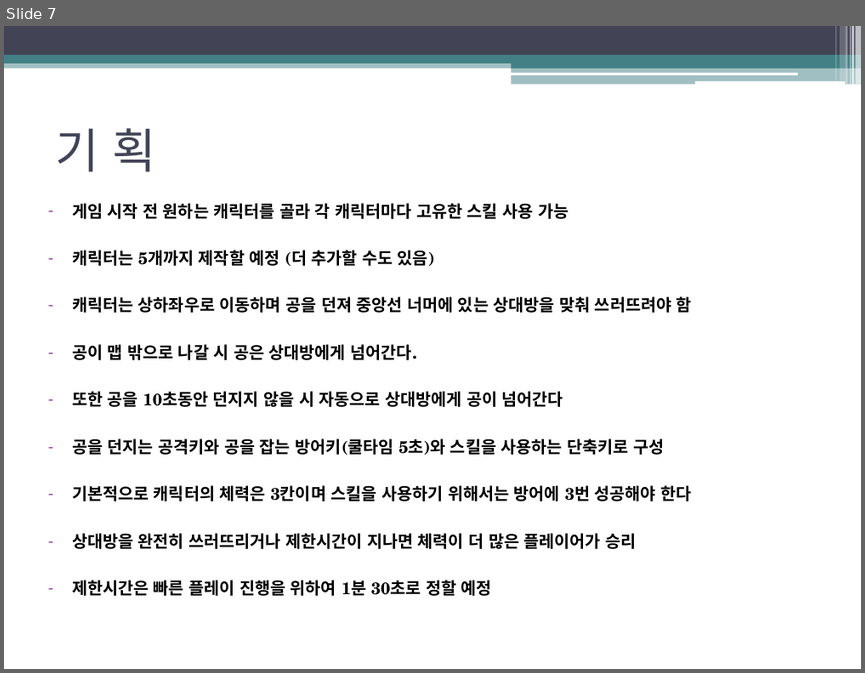
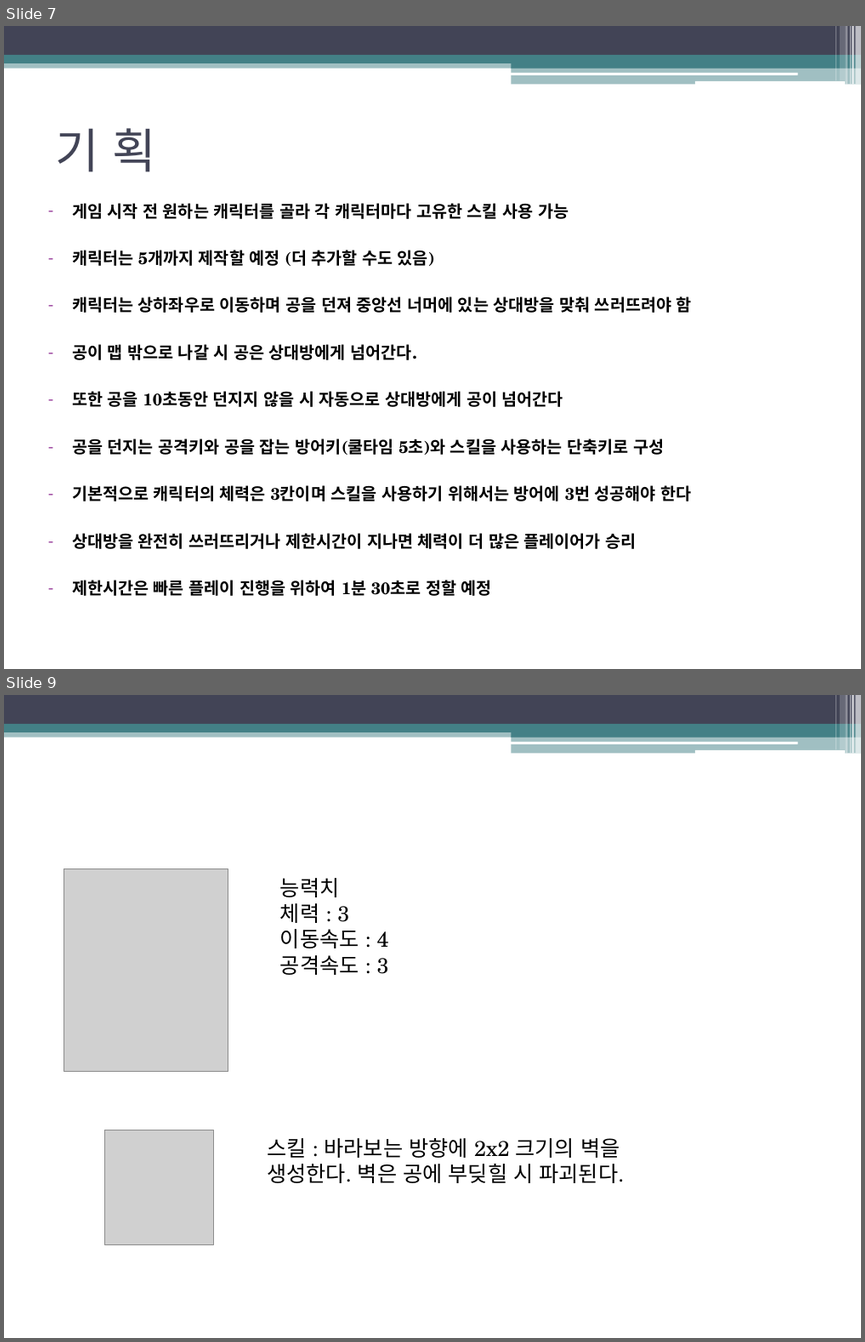
Before and after one commit to dionme2622/2DGP-Term-Project, a slide deck: 2D 게임프로그래밍 1차프로젝트.pptx. Shown one above the other, each under a label of ours: slide 7 before the commit, slides 7 and 9 after it; the slides between them are not shown. The pictures are 865x673 and 865x1342 pixels, drawn with LibreOffice and Linux fonts; fonts in the diff are those of the drawing; grey boxes stand for pictures. Boxes give left, top, right and bottom in pixels: in the first picture for what was removed or moved away, otherwise in the second. Text is boxed around its words. In the diff, an @@ line names an element or a change of style, - is before the commit and + after.

```diff
--- a/2D 게임프로그래밍 1차프로젝트.pptx
+++ b/2D 게임프로그래밍 1차프로젝트.pptx
@@ slide 9 added at [4,695,861,1338], background #FFFFFF; not listed: 13 template elements that a slide beside it also shows @@
@@ picture added at [64,869,228,1072] @@
@@ text added at [280,878,389,975], 18 pt, text #000000 @@
+능력치
+체력 : 3
+이동속도 : 4
+공격속도 : 3
@@ picture added at [104,1130,213,1244] @@
@@ text added at [267,1138,624,1183], 18 pt, text #000000 @@
+스킬 : 바라보는 방향에 2x2 크기의 벽을 생성한다. 벽은 공에 부딪힐 시 파괴된다.
```
Also in this commit, not shown: 2 other slides added.
